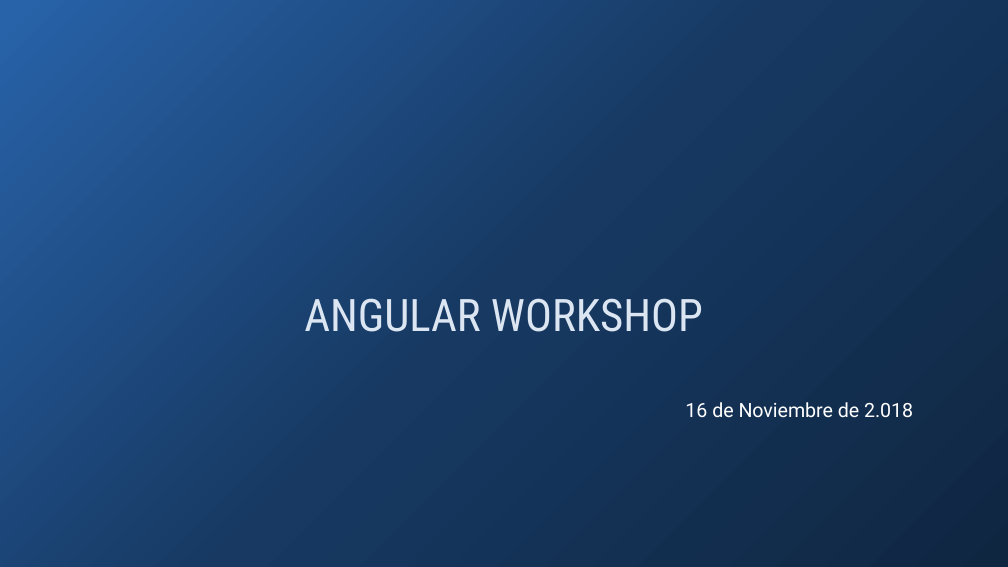
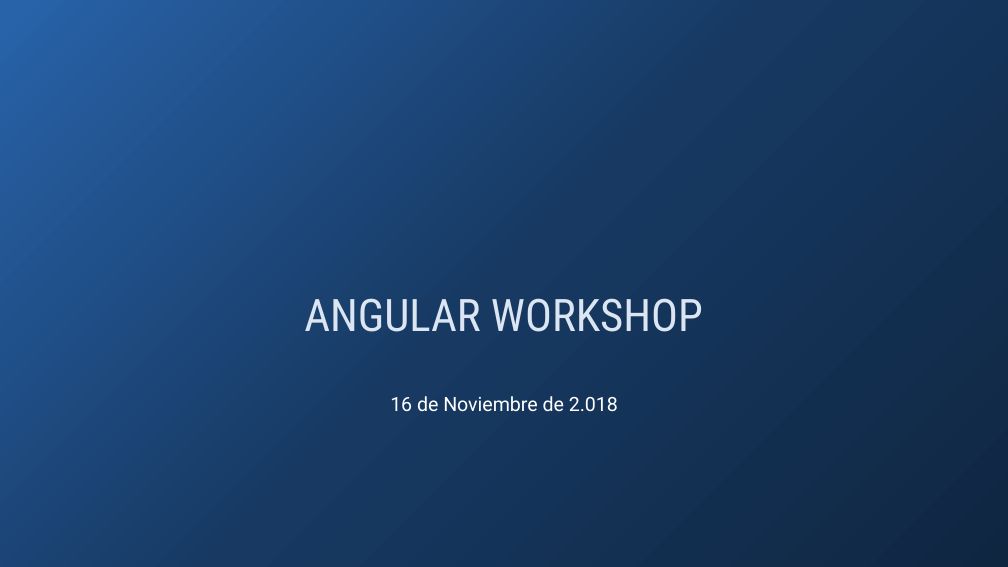
Before and after one commit to rached193/AngularWorkshop-20181116, a slide deck: slide 1 of 04_flow_events/04_flow_events.pptx. Drawn at 1008x567 pixels with LibreOffice and Linux fonts; fonts in the diff are those of the drawing; background and template pictures are left out. Boxes give left, top, right and bottom in pixels: in the first picture for what was removed or moved away, otherwise in the second. Text is boxed around its words. In the diff, an @@ line names an element or a change of style, - is before the commit and + after.

```diff
--- a/04_flow_events/04_flow_events.pptx
+++ b/04_flow_events/04_flow_events.pptx
@@ text "16 de Noviembre de 2.018": place and size @@
-text "16 de Noviembre de 2.018" at [685, 402, 913, 418]
+text "16 de Noviembre de 2.018" at [390, 396, 618, 412]
```
Also in this commit, not shown: 11 slides added, 21 slides removed, 29 other files.
